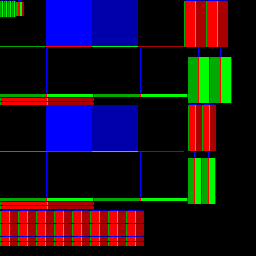
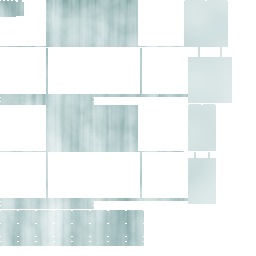
Comparing the layer stacks of the two (256, 256) images. Changes:
renamed "noise_2" to "window_noise", showed it, blend normal → soft light, painted on it, masked it over (0, 0, 256, 256)
added layer "noise_2" (soft light) above "noise_1" over (0, 0, 188, 246)
showed "noise_1", blend normal → soft light, painted on it, masked it over (0, 0, 256, 256)
showed "steel_base", painted on it, masked it over (0, 0, 256, 256)
added layer "window_mask copy" above "window_mask" over (184, 0, 232, 204)
hid "raw" over (0, 0, 256, 256)
